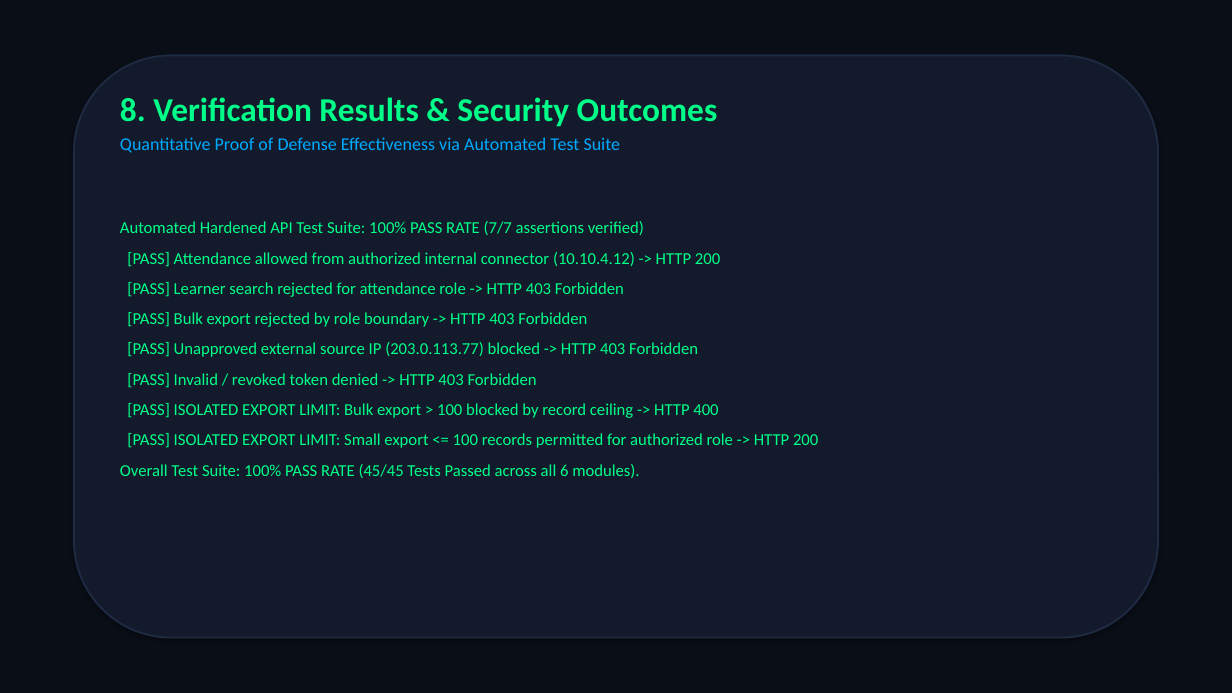
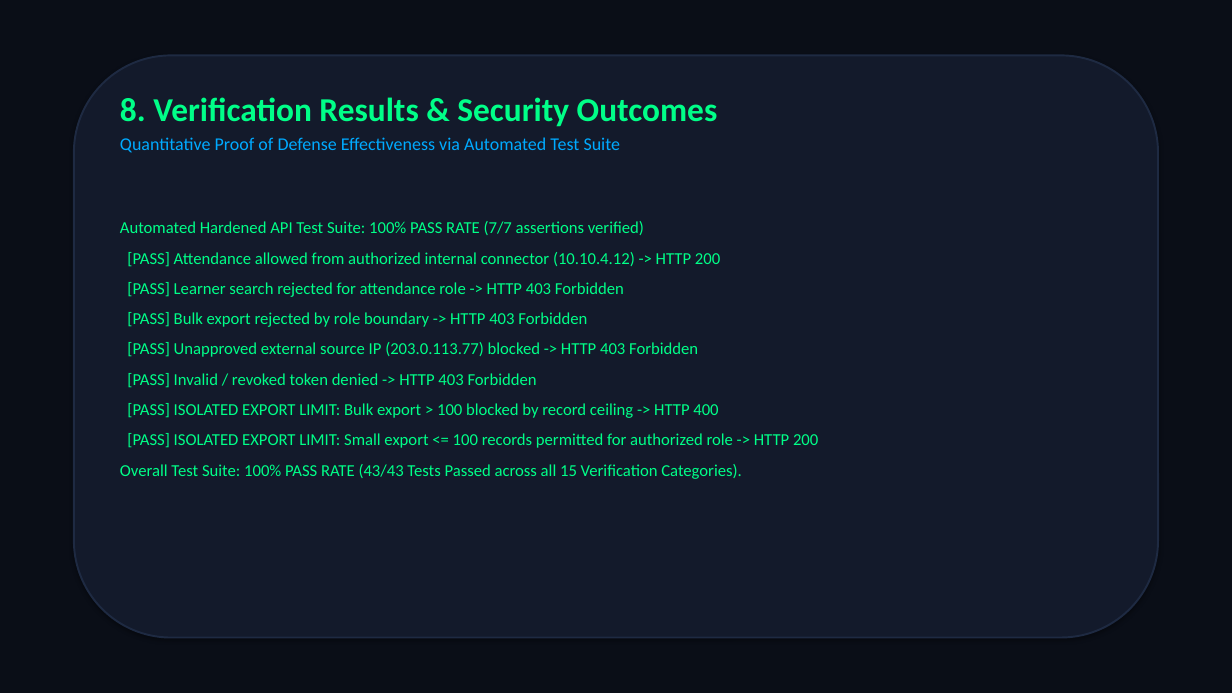
Before and after one commit to kandukurijagan1/crimeathon, a slide deck: slide 9 of SENTRIX_SHIELD_PRESENTATION.pptx. Drawn at 1232x693 pixels with LibreOffice and Linux fonts; fonts in the diff are those of the drawing. Boxes give left, top, right and bottom in pixels: in the first picture for what was removed or moved away, otherwise in the second. Text is boxed around its words. In the diff, an @@ line names an element or a change of style, - is before the commit and + after.

Commit message:
Final Master Prompt Upgrade: Dynamic SHA-256 evidence integrity loader, isolated record ceiling tests, 15-category verification suite (43/43 pass), comparative defense matrix, and CSV report export

```diff
--- a/SENTRIX_SHIELD_PRESENTATION.pptx
+++ b/SENTRIX_SHIELD_PRESENTATION.pptx
@@ text at (120,464,742,479): text changed @@
-Overall Test Suite: 100% PASS RATE (45/45 Tests Passed across all 6 modules).
+Overall Test Suite: 100% PASS RATE (43/43 Tests Passed across all 15 Verification Categories).
```
Also in this commit, not shown: 2 other slides changed, 9 other files.
